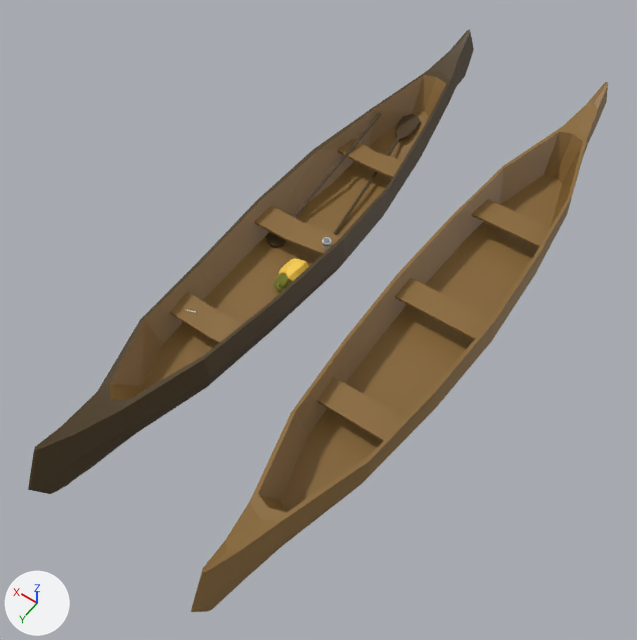
Two versions of the FBX model Assets/Models/Miscellaneous/Canoe_Crooked.fbx, one commit apart.
Both versions are drawn from a 50 mm lens placed at (-0.0756, 0.0987, 0.1387), pointed at (-0.0138, 0.0122, 0.0027). The axes (+X, +Y, +Z) are drawn at lower left. The lights are the same throughout. Where no turn or scale is listed for an object, it has been applied to the vertices.

Names of what the first picture shows: 'Canoe', 'Canoe_Crooked'.
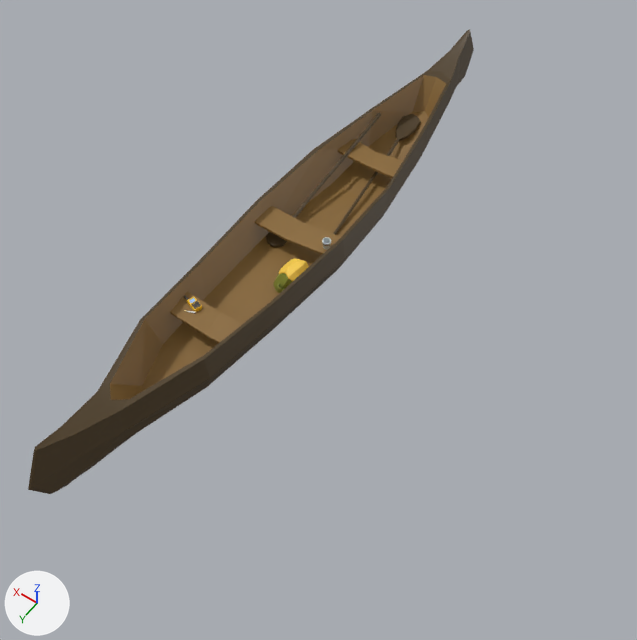
Commit message: More Props

What differs and where, as boxes [x1, y1, x2, y2] in the pictures (637 x 640 px):
'Canoe', deleted (brown): before [191, 81, 608, 612]
'Radio', added: after [184, 295, 202, 312]

The change, as a list of edits to the scene's bpy script:
```text
Add me_mesh_006_1:
    me_mesh_006_1.from_pydata(...)  # 170 vertices, 120 faces; spans x -0.00106..0.0033, y -0.00138..0.00103, z -0.00051..0.00051
    me_mesh_006_1.materials.append(mat_lambert2)  # picture img_coloratlas_jpg
Remove ob_canoe:
    ob_canoe = bpy.data.objects.new('Canoe', me_mesh_005)
    ob_canoe.location = (-0.0339, 0.0, 0.0091)
Add ob_radio:
    ob_radio = bpy.data.objects.new('Radio', me_mesh_006_1)
    ob_radio.location = (0.0041, 0.0268, 0.0089)
```
